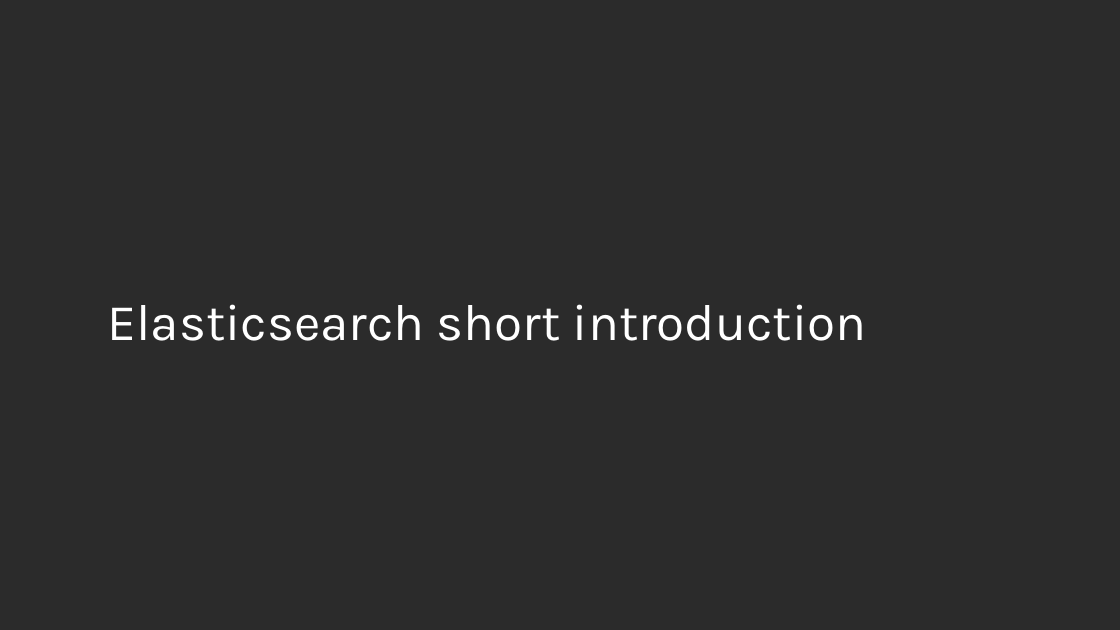
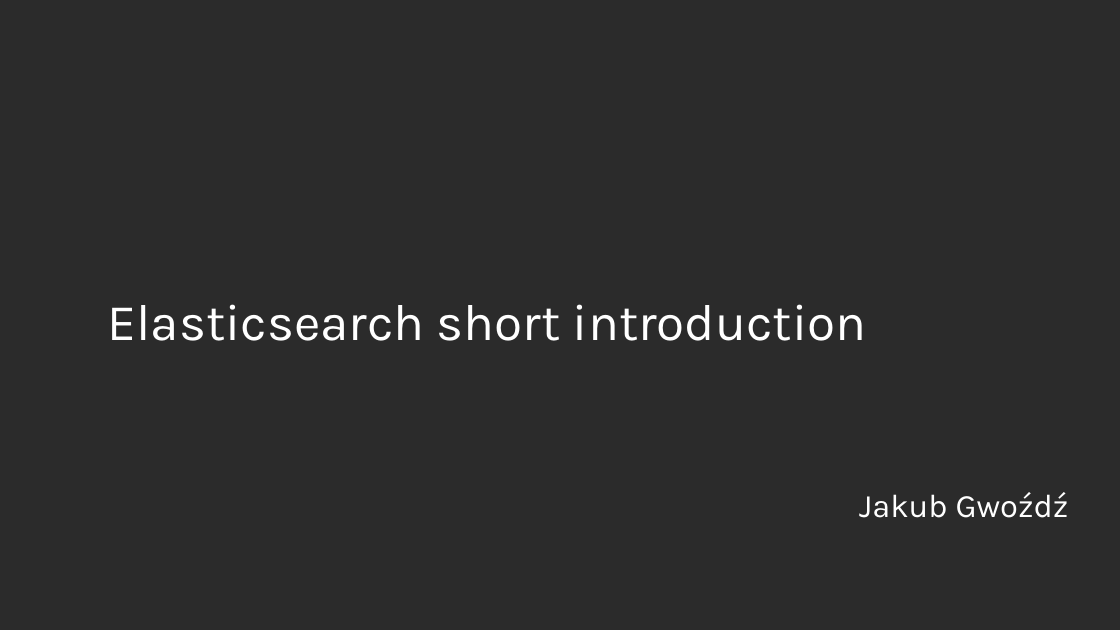
Before and after one commit to jakubgw/elasticsearch-short-intruduction, a slide deck: slide 1 of elasticsearch short introduction.pptx. Drawn at 1120x630 pixels with LibreOffice and Linux fonts; fonts in the diff are those of the drawing; background and template pictures are left out; a plain dark background stands for a picture behind light text. Boxes give left, top, right and bottom in pixels: in the first picture for what was removed or moved away, otherwise in the second. Text is boxed around its words. In the diff, an @@ line names an element or a change of style, - is before the commit and + after.

```diff
--- a/elasticsearch short introduction.pptx
+++ b/elasticsearch short introduction.pptx
@@ text added at bbox=[859, 492, 1069, 518], 28 pt, text #FFFFFF @@
+Jakub Gwoźdź
```
Also in this commit, not shown: 8 other slides changed, 3 slides added, 1 slide removed, 4 other files.
